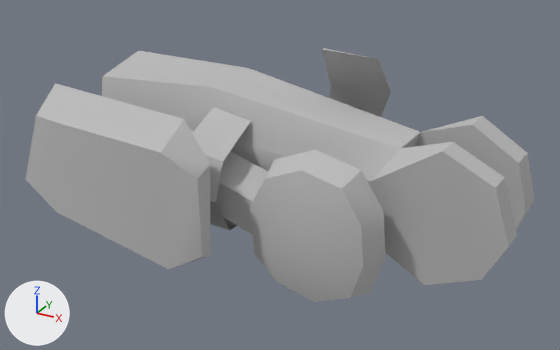
The OBJ model assets/LArm.obj: old version first, new version second.
One viewpoint serves both versions: a 50 mm lens placed at (141.5, -248.1, 120.5), pointed at (4.7, 0.6, -3.9). Every picture has the same lights, and +X, +Y and +Z are marked at lower left. Where no turn or scale is listed for an object, it has been applied to the vertices.

Script lines for the objects in view, before the commit:
```python
mat_lambert2sg = principled_material('lambert2SG')
mat_lambert2sg.base_color = (0.5, 0.5, 0.5)  # grey #bcbcbc
mat_lambert2sg.roughness = 1.0
me_larm = bpy.data.meshes.new('LArm')
me_larm.from_pydata(...)  # 188 vertices, 328 faces; spans x -99.0..99.0, y -51.0..51.0, z -42.0..42.0
me_larm.materials.append(mat_lambert2sg)  # grey #bcbcbc
ob_larm = bpy.data.objects.new('LArm', me_larm)
ob_larm.location = (0.0, 0.0, 0.0)
```
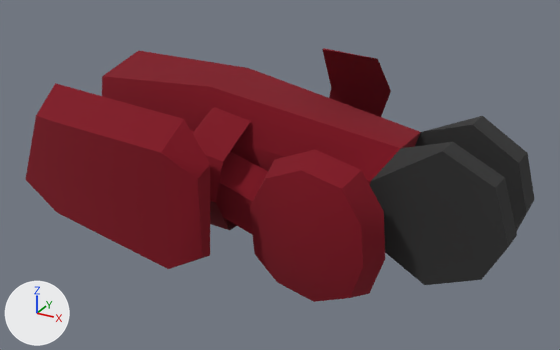
The newer file is also turned or shifted as a whole; pictures and numbers use the older file's frame.

The change in detail:
Material 'lambert2SG' (mat_lambert2sg) changes colour from grey #bcbcbc to black #303030; in linear values from (0.5, 0.5, 0.5) to (0.03, 0.03, 0.03).
Material 'blinn2SG' (mat_blinn2sg) is new.
Its base color is (0.21, 0.0, 0.01) (red #7e0019).
Its roughness is 1.0.
me_larm has 188 vertices, 328 faces and spans x -99.0..99.0, y -51.0..51.0, z -42.0..42.0.
me_larm is used by ob_larm; location (0.0, 0.0, 0.0).
me_larm part 1: 285 of the faces centred in x -92.0..55.0, y -50.0..49.0, z -40.0..42.0 switch from mat_lambert2sg (grey #bcbcbc) to mat_blinn2sg (red #7e0019).

What differs and where, as boxes (x1, y1, x2, y2) in the pictures (560 x 350 px):
'LArm', recoloured (grey to red): (26, 48, 535, 302) in both
part 1 of me_larm, recoloured (grey to red): (26, 48, 421, 302) in both
